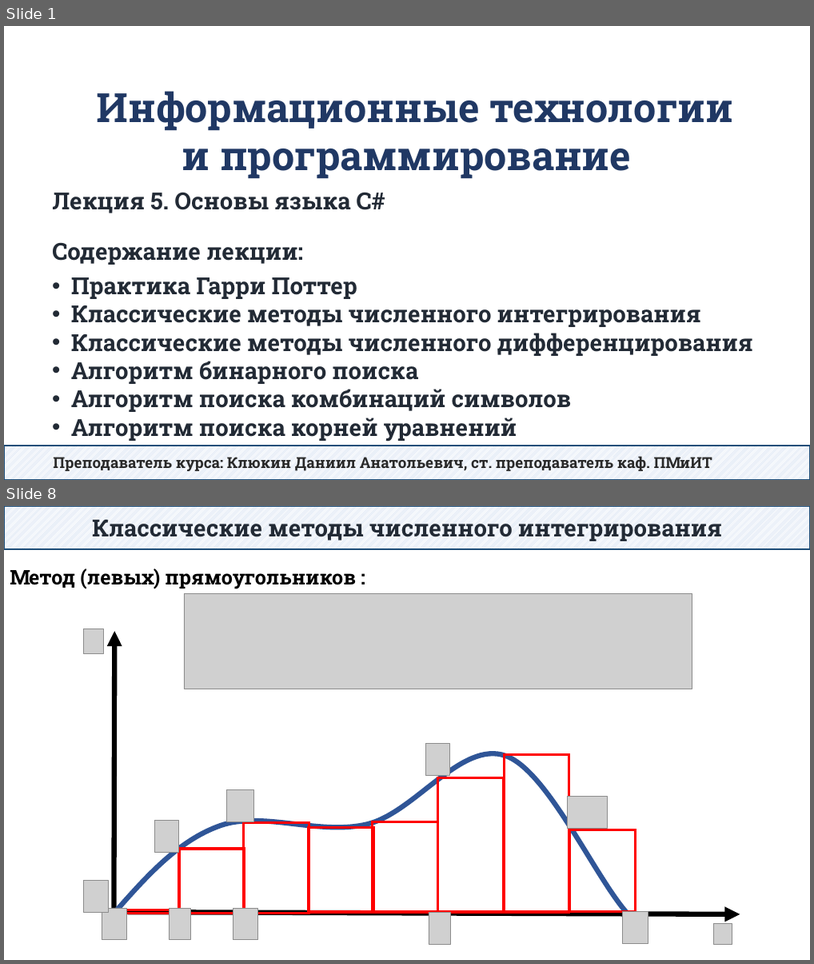
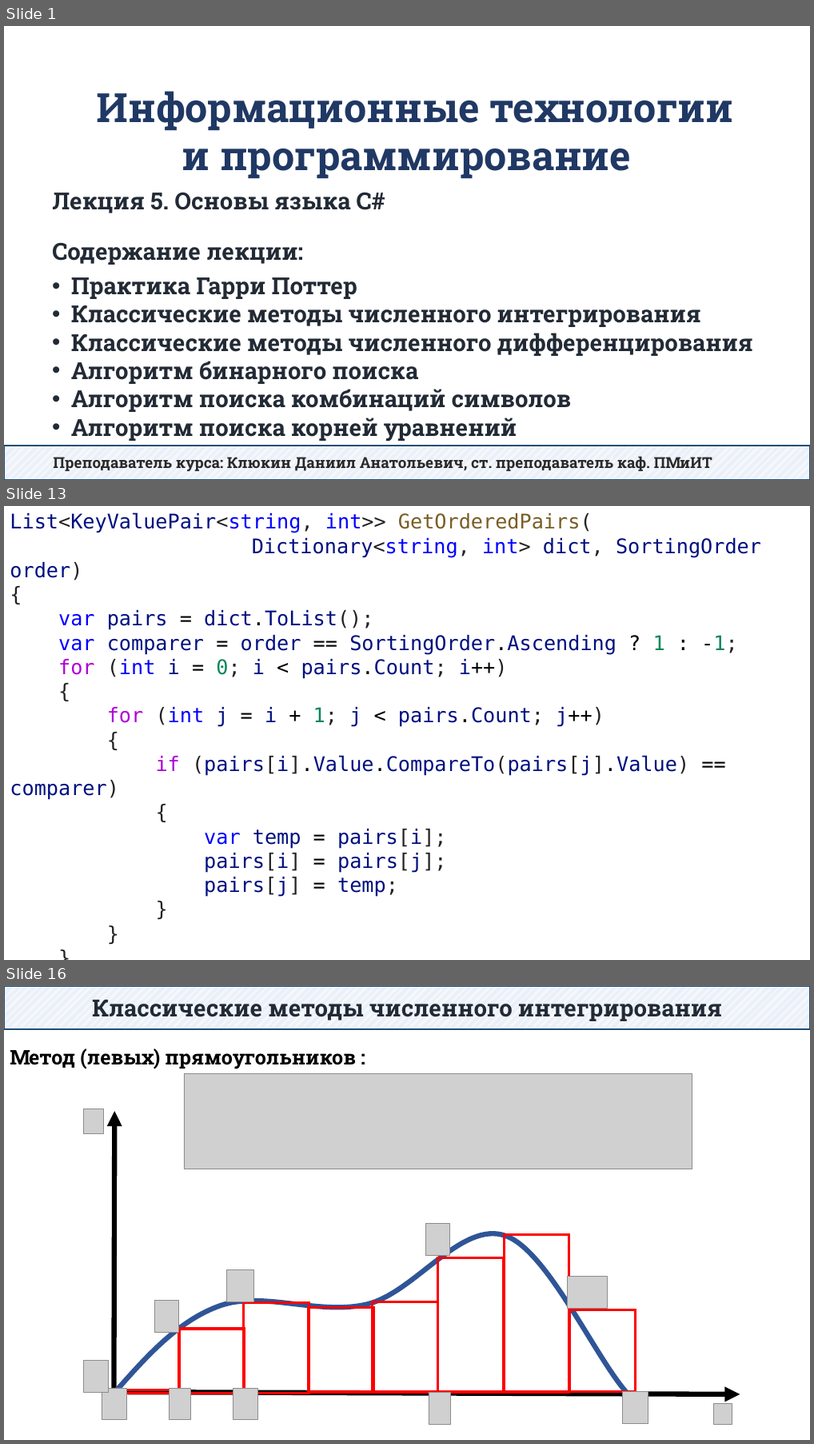
Before and after one commit to DaniilKlyukin/ITiP-1, a slide deck: Лекции/ИТиП лек 5.pptx. Shown one above the other, each under a label of ours: slides 1 and 8 before the commit, slides 1, 13 and 16 after it; the slides between them are not shown. The pictures are 814x964 and 814x1444 pixels, drawn with LibreOffice and Linux fonts; fonts in the diff are those of the drawing; grey boxes stand for pictures. Boxes give left, top, right and bottom in pixels: in the first picture for what was removed or moved away, otherwise in the second. Text is boxed around its words. In the diff, an @@ line names an element or a change of style, - is before the commit and + after.

```diff
--- a/Лекции/ИТиП лек 5.pptx
+++ b/Лекции/ИТиП лек 5.pptx
@@ slide 13 added at [4, 506, 810, 960], background #FFFFFF @@
@@ text added at [10, 512, 762, 896], 24 pt, text #001080 @@
+List<KeyValuePair<string, int>> GetOrderedPairs(
+Dictionary<string, int> dict, SortingOrder order)
+{
+var pairs = dict.ToList();
+var comparer = order == SortingOrder.Ascending ? 1 : -1;
+for (int i = 0; i < pairs.Count; i++)
+{
+for (int j = i + 1; j < pairs.Count; j++)
+{
+if (pairs[i].Value.CompareTo(pairs[j].Value) == comparer)
+{
+var temp = pairs[i];
+pairs[i] = pairs[j];
+pairs[j] = temp;
+}
+}
+}
+return pairs;
+}
@@ what was slide 8 is now slide 16 @@
```
Also in this commit, not shown: 2 slides changed, 11 other slides added, 4 slides removed, 12 other files.
